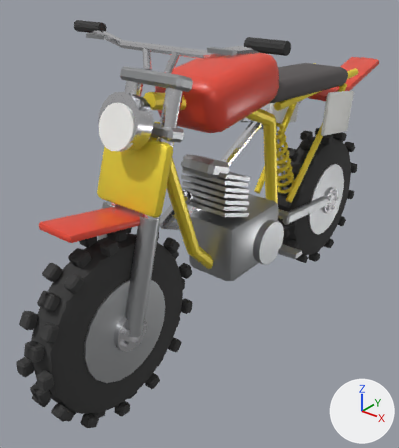
Before and after pictures for a commit that changed the Blender file assets/blender/vehicle_bike.blend.
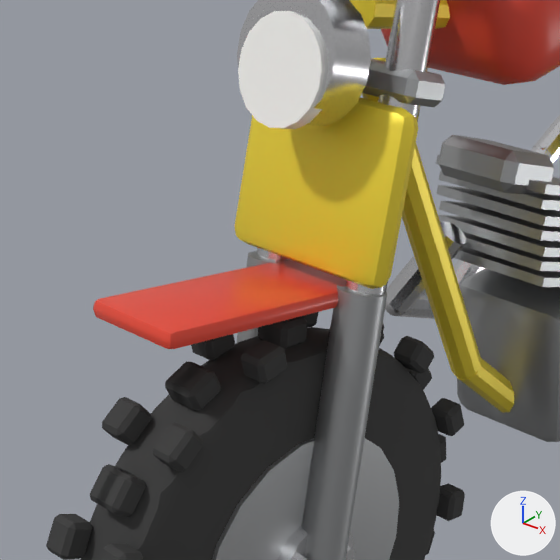
Each version appears first whole from a 50 mm camera at (1.129, -1.675, 1.384) aimed at (-0.096, -0.143, 0.435), and next in a close-up on the part from 0% to 58% of the width and 22% to 74% of the height. Arrows for +X, +Y and +Z are at lower right; the lights stay in place. The last two pictures show the newer version.

Before the edit, the objects in view are built like this:
```python
ob_bike = bpy.data.objects.new('Bike', me_bike)
ob_bike.location = (0.0, 0.0, 0.0)
ob_steer = bpy.data.objects.new('Steer', me_steer)
ob_steer.parent = ob_bike
ob_steer.location = (0.0, -0.5, 1.0)
ob_wheel_f = bpy.data.objects.new('Wheel_F', me_wheel_f)
ob_wheel_f.parent = ob_steer
ob_wheel_f.location = (0.0, -0.2, -0.68)
```
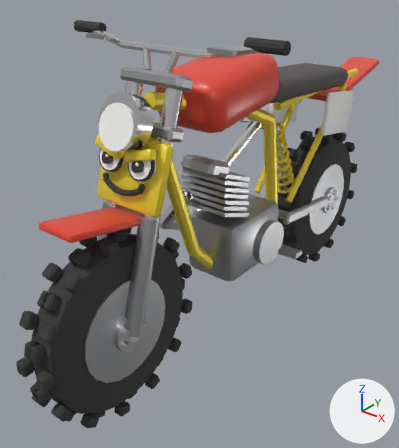
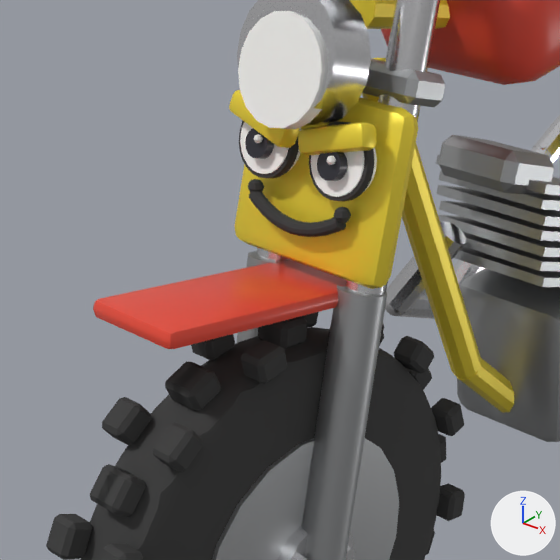
Patch to the scene script:
```diff
--- a/assets/blender/vehicle_bike.blend.py
+++ b/assets/blender/vehicle_bike.blend.py
@@ mat_eyewhite @@
+mat_eyewhite = principled_material('EyeWhite')
+mat_eyewhite.base_color = (0.97, 0.97, 0.95)  # white #fcfcf9
+mat_eyewhite.roughness = 0.3
@@ mat_pupil @@
+mat_pupil = principled_material('Pupil')
+mat_pupil.base_color = (0.03, 0.03, 0.04)  # dark grey #303038
+mat_pupil.roughness = 0.2
@@ me_steer @@
 # used by ob_steer; parent = ob_bike; location = (0.0, -0.5, 1.0)
-me_steer.from_pydata(...)  # 516 vertices, 406 faces; spans x -0.4..0.4, y -0.388..0.112, z -0.689..0.192
+me_steer.from_pydata(...)  # 1670 vertices, 1428 faces; spans x -0.4..0.4, y -0.388..0.112, z -0.689..0.192
+# me_steer part 1: a new loose piece, a UV sphere (8 segments, 4 rings, poles along z) spanning x -0.086..-0.065, y -0.133..-0.112, z -0.225..-0.204, in mat_rubber (dark grey #383838)
+# me_steer part 2: a new loose piece, a UV sphere (8 segments, 4 rings, poles along z) spanning x 0.065..0.086, y -0.133..-0.112, z -0.225..-0.204, in mat_rubber (dark grey #383838)
+# me_steer part 3: 640 vertices added at x -0.115..0.115, y -0.141..-0.079, z -0.255..-0.097
+# other edits to the shape of me_steer do not show in these pictures
 me_steer.materials.append(mat_paint)
@@ me_steer @@
 me_steer.materials.append(mat_plate)
+me_steer.materials.append(mat_eyewhite)  # white #fcfcf9
@@ me_pupil_r @@
+me_pupil_r.from_pydata(...)  # 62 vertices, 52 faces; spans x -0.0187..0.0187, y -0.0209..0.004, z -0.0222..0.0176
+me_pupil_r.polygons.foreach_set('use_smooth', [True] * 52)
+# faces by material slot: [32, 20]
+me_pupil_r.materials.append(mat_eyewhite)  # white #fcfcf9
+me_pupil_r.materials.append(mat_pupil)  # dark grey #303038
@@ me_pupil_l @@
+me_pupil_l.from_pydata(...)  # 62 vertices, 52 faces; spans x -0.0187..0.0187, y -0.0209..0.004, z -0.0222..0.0176
+me_pupil_l.polygons.foreach_set('use_smooth', [True] * 52)
+# faces by material slot: [32, 20]
+me_pupil_l.materials.append(mat_eyewhite)  # white #fcfcf9
+me_pupil_l.materials.append(mat_pupil)  # dark grey #303038
@@ ob_pupil_r @@
+ob_pupil_r = bpy.data.objects.new('Pupil_R', me_pupil_r)
+ob_pupil_r.parent = ob_steer
+ob_pupil_r.location = (-0.062, -0.115, -0.152)
@@ ob_pupil_l @@
+ob_pupil_l = bpy.data.objects.new('Pupil_L', me_pupil_l)
+ob_pupil_l.parent = ob_steer
+ob_pupil_l.location = (0.062, -0.115, -0.152)
```

What differs and where, as boxes (x1, y1, x2, y2) in the close-ups (560 x 560 px):
'Pupil_L', added
    after: (317, 152, 348, 181)
    faces in mat_pupil (dark grey #303038): (317, 152, 348, 181)
'Pupil_R', added
    after: (245, 128, 274, 159)
    faces in mat_pupil (dark grey #303038): (245, 128, 274, 159)
part 1 of me_steer, added
    after: (248, 179, 264, 193)
part 2 of me_steer, added
    after: (334, 207, 351, 223)
part 3 of me_steer, added
    after: (229, 90, 377, 237)
